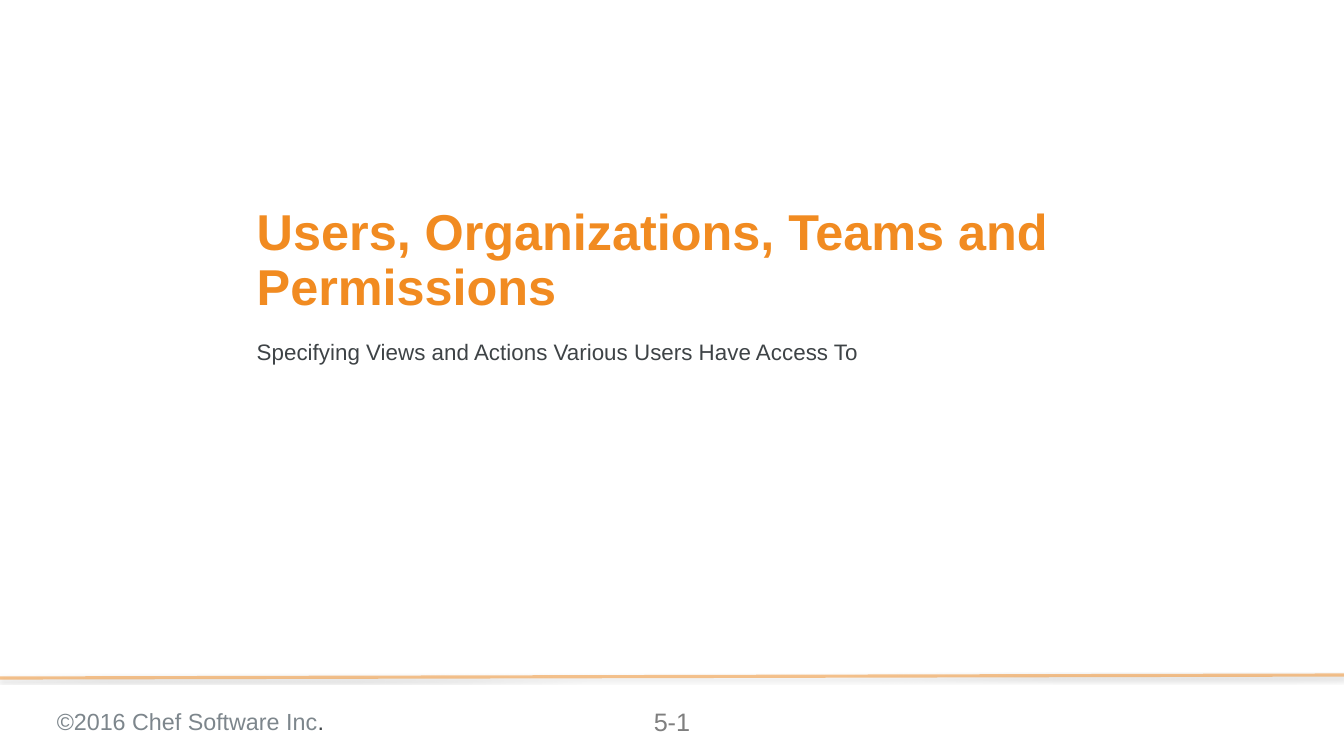
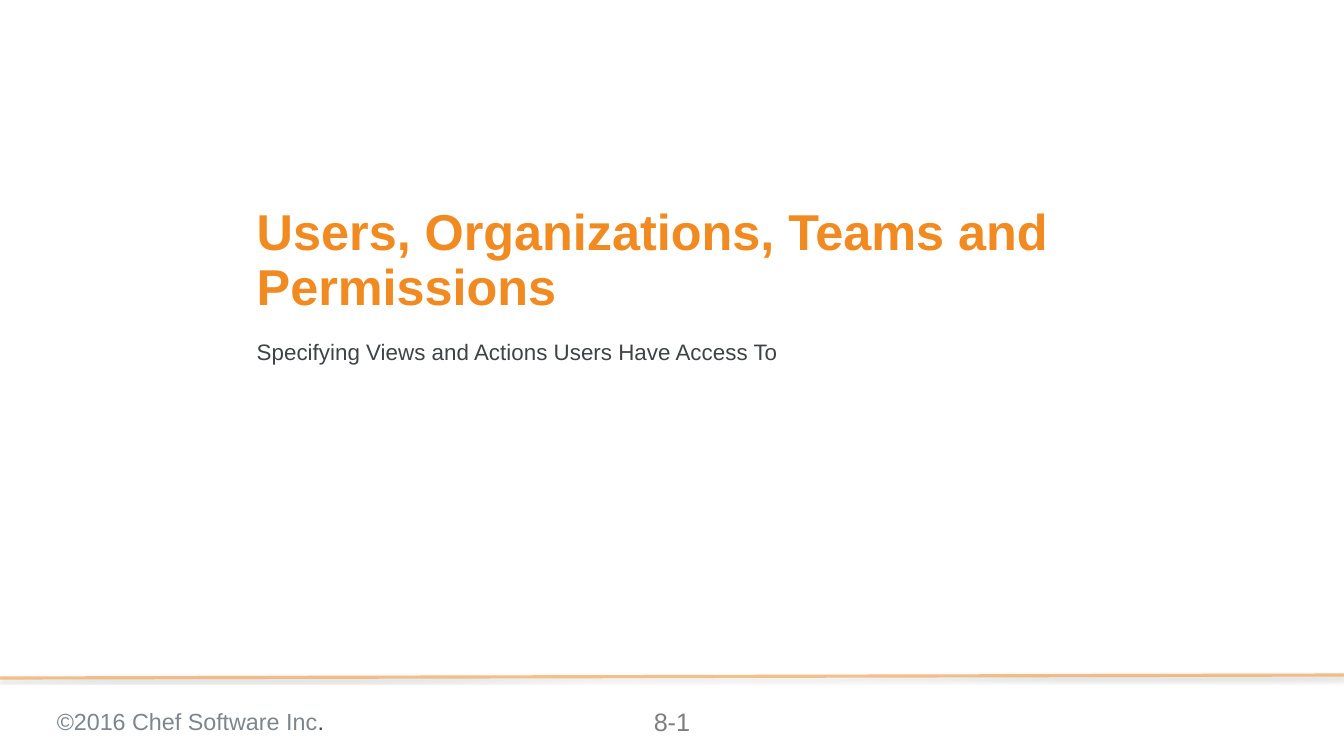
Before and after one commit to bchamby/chef-compliance-installation-configuration-operation, a slide deck: slide 1 of 08-permissions-orgs.pptx. Drawn at 1344x756 pixels with LibreOffice and Linux fonts; fonts in the diff are those of the drawing; background and template pictures are left out. Boxes give left, top, right and bottom in pixels: in the first picture for what was removed or moved away, otherwise in the second. Text is boxed around its words. In the diff, an @@ line names an element or a change of style, - is before the commit and + after.

Commit message:
Finished 08-permissions-orgs.pptx labs still need to write quiz

```diff
--- a/08-permissions-orgs.pptx
+++ b/08-permissions-orgs.pptx
@@ text at [257,344,778,365]: text changed @@
-Specifying Views and Actions Various Users Have Access To
+Specifying Views and Actions Users Have Access To
@@ page number at [654,713,690,731]: text changed @@
-5-1
+8-1
```
Also in this commit, not shown: 8 other slides changed, 6 slides added, 18 slides removed.
